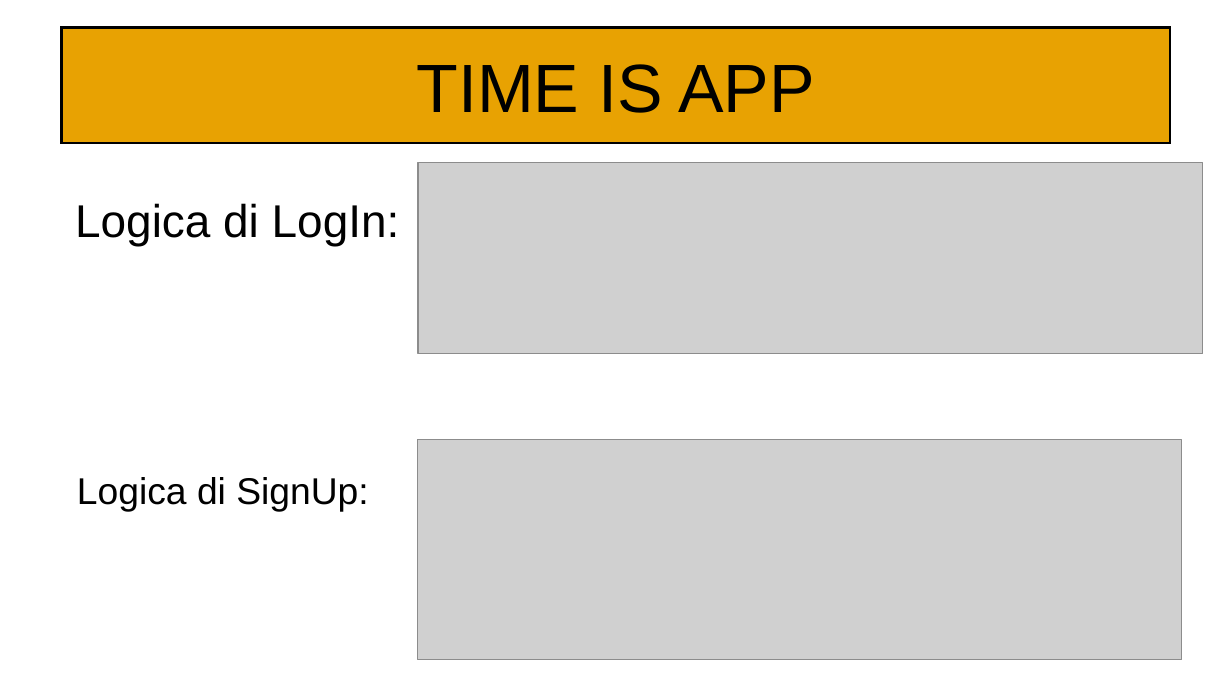
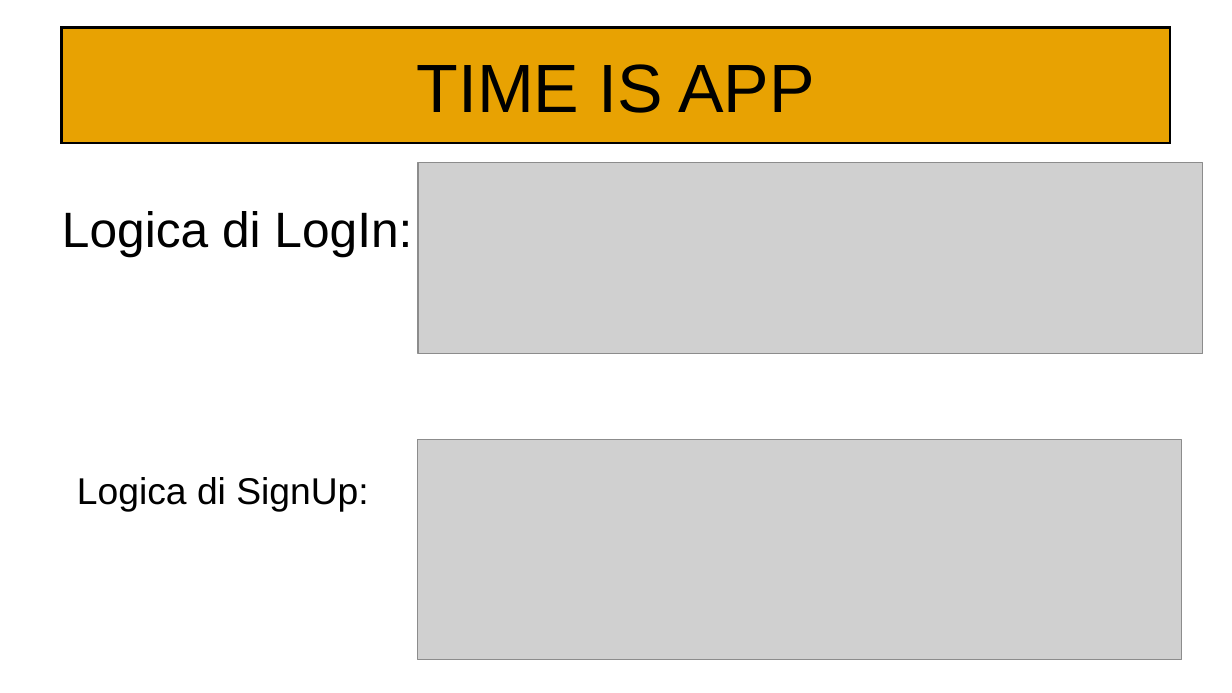
Before and after one commit to Kilne/Progetto_TecWeb, a slide deck: slide 8 of Relazioni/Maiuri.odp. Drawn at 1232x693 pixels with LibreOffice and Linux fonts; fonts in the diff are those of the drawing; grey boxes stand for pictures. Boxes give left, top, right and bottom in pixels: in the first picture for what was removed or moved away, otherwise in the second. Text is boxed around its words. In the diff, an @@ line names an element or a change of style, - is before the commit and + after.

```diff
--- a/Relazioni/Maiuri.odp
+++ b/Relazioni/Maiuri.odp
@@ text "Logica di LogIn:" at bbox=[62, 211, 412, 257]: size 29.6 to 32 pt; line spacing 0.9 to 1 @@
```
Also in this commit, not shown: 8 other slides changed, 1 slide added, 1 slide removed.
